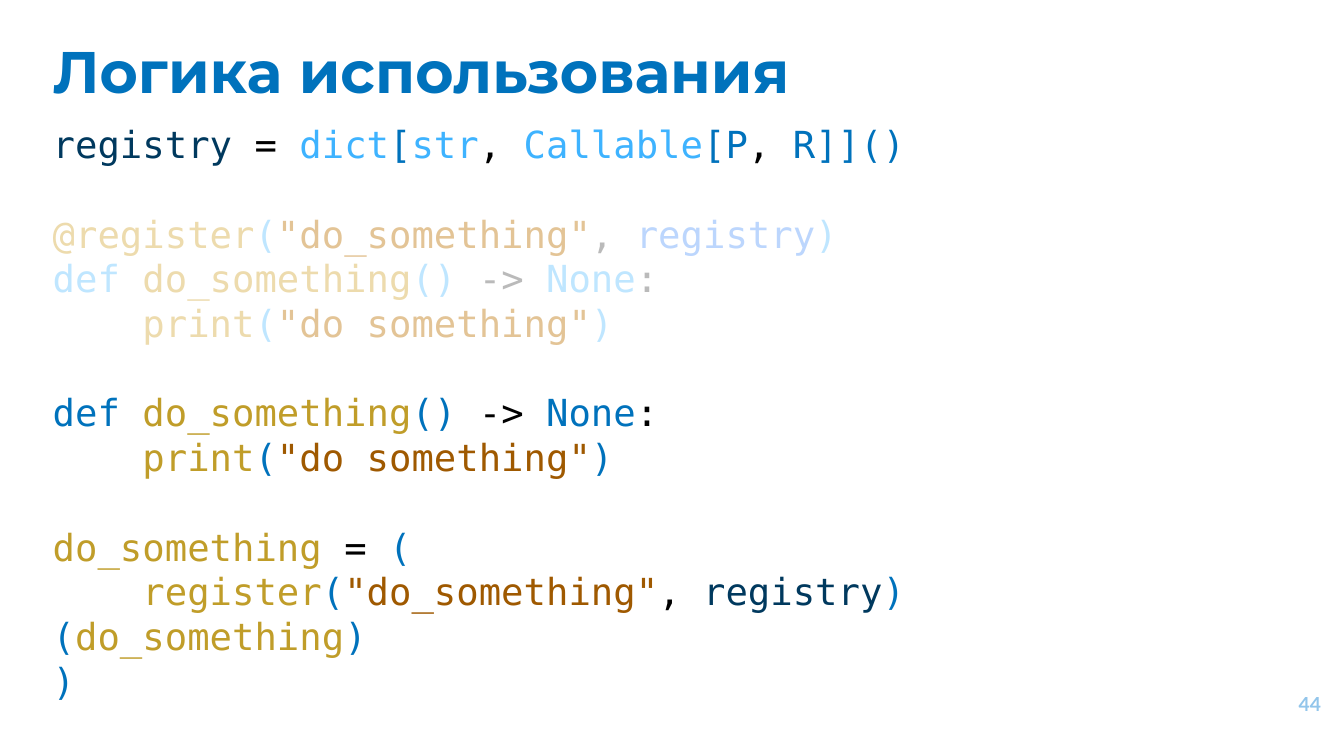
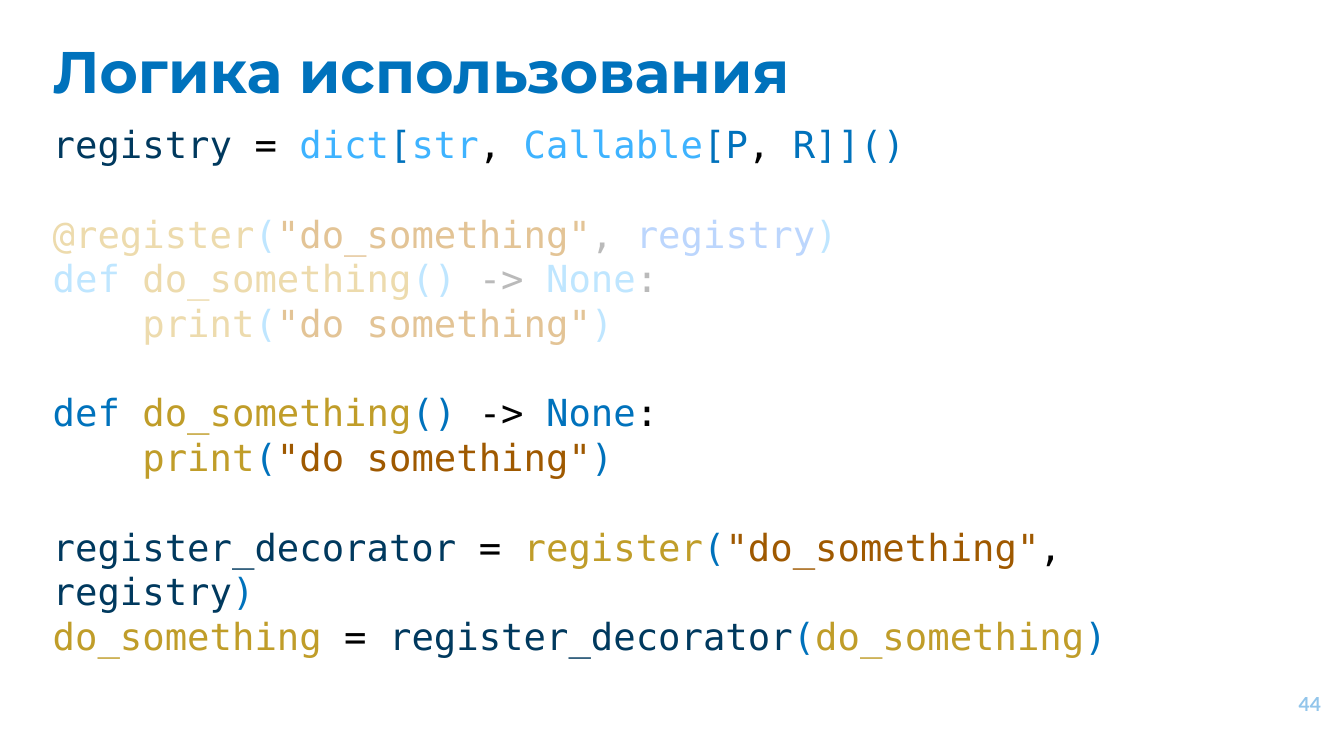
Before and after one commit to EvgrafovMichail/python_mipt_dafe, a slide deck: slide 44 of lessons/sem01/lesson08/decorators.pptx. Drawn at 1344x745 pixels with LibreOffice and Linux fonts; fonts in the diff are those of the drawing. Boxes give left, top, right and bottom in pixels: in the first picture for what was removed or moved away, otherwise in the second. Text is boxed around its words. In the diff, an @@ line names an element or a change of style, - is before the commit and + after.

```diff
--- a/lessons/sem01/lesson08/decorators.pptx
+++ b/lessons/sem01/lesson08/decorators.pptx
@@ text at (x1=53, y1=532, x2=1107, y2=658): text changed; text colour #C09D29 to #00395E @@
-do_something = (
-register("do_something", registry)(do_something)
-)
+register_decorator = register("do_something", registry)
+do_something = register_decorator(do_something)
```
Also in this commit, not shown: 1 other slide changed.
